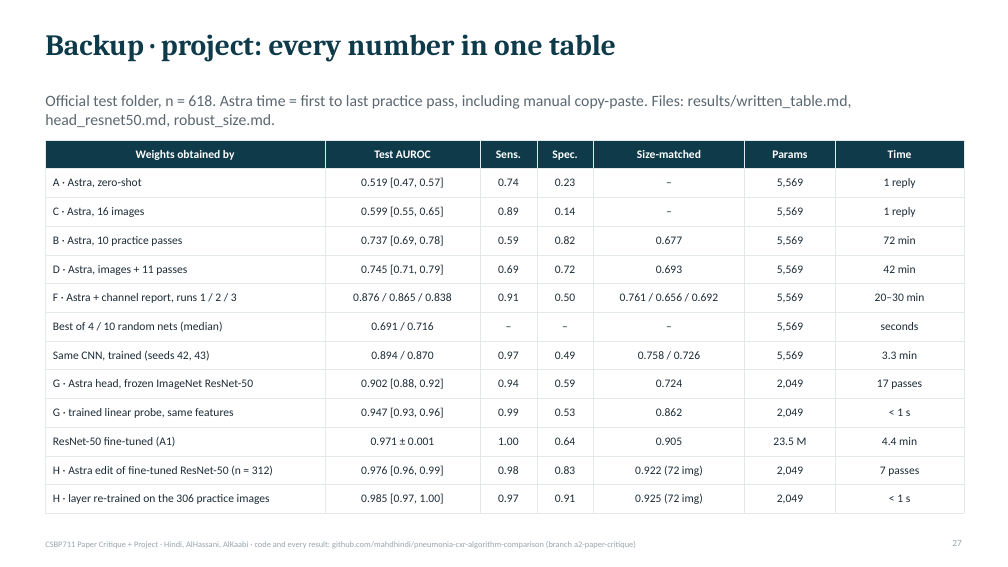
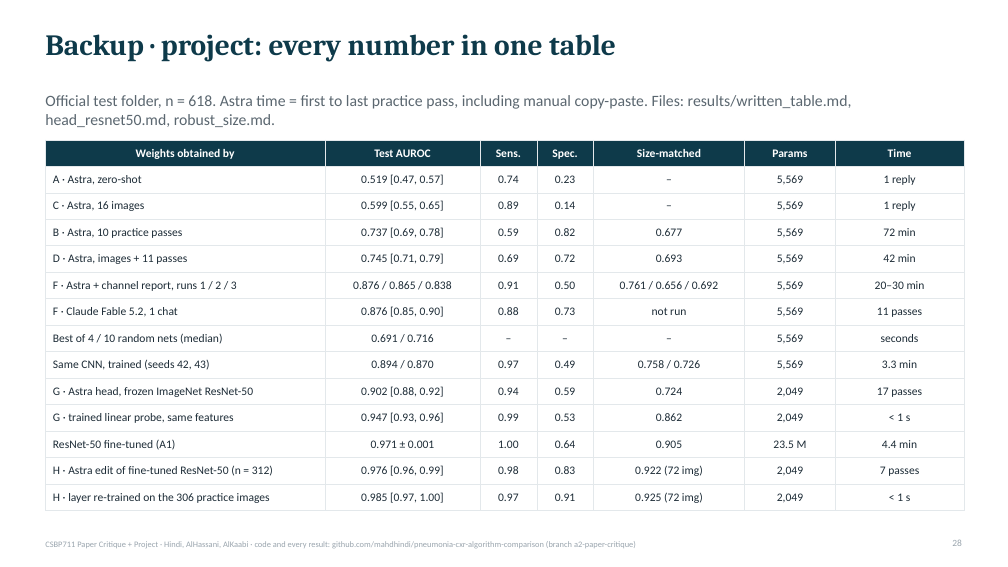
Before and after one commit to mahdhindi/pneumonia-cxr-algorithm-comparison, a slide deck: slide 28 of slides/CSBP711_Critique_Project_slides.pptx (slide 27 before the commit). Drawn at 1008x567 pixels with LibreOffice and Linux fonts; fonts in the diff are those of the drawing. Boxes give left, top, right and bottom in pixels: in the first picture for what was removed or moved away, otherwise in the second. Text is boxed around its words. In the diff, an @@ line names an element or a change of style, - is before the commit and + after.

```diff
--- a/slides/CSBP711_Critique_Project_slides.pptx
+++ b/slides/CSBP711_Critique_Project_slides.pptx
@@ table at (45,140,964,507) @@
+row 7: F · Claude Fable 5.2, 1 chat | 0.876 [0.85, 0.90] | 0.88 | 0.73 | not run | 5,569 | 11 passes
```
Also in this commit, not shown: 1 other slide changed, 1 slide added, 4 other files.
